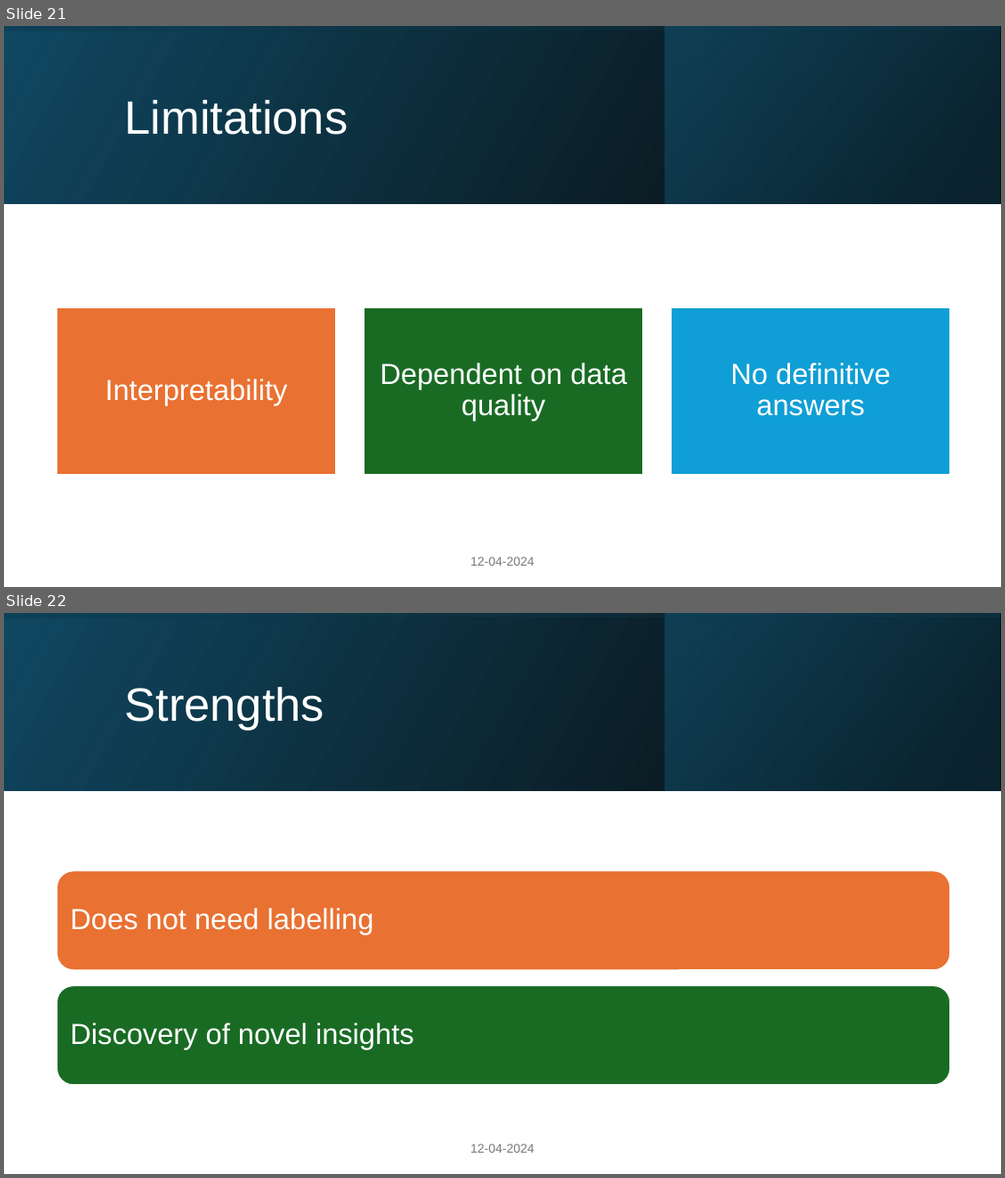
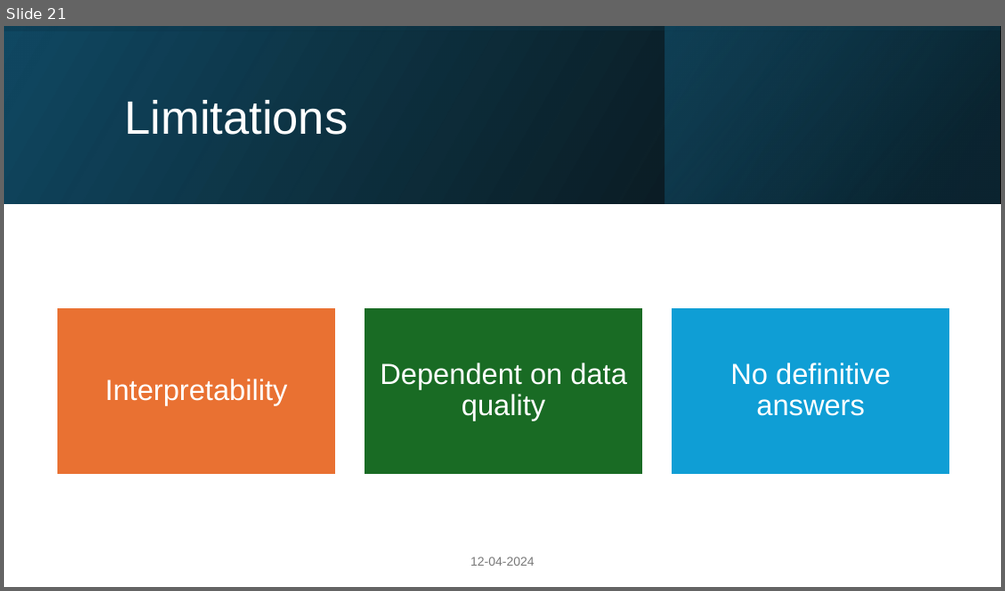
Before and after one commit to nhs-pycom/machine-learning-for-everybody, a slide deck: session-1.pptx. Shown one above the other, each under a label of ours: slides 21 and 22 before the commit, slide 21 after it. The pictures are 1005x1178 and 1005x591 pixels, drawn with LibreOffice and Linux fonts; fonts in the diff are those of the drawing. Boxes give left, top, right and bottom in pixels: in the first picture for what was removed or moved away, otherwise in the second. Text is boxed around its words. In the diff, an @@ line names an element or a change of style, - is before the commit and + after.

```diff
--- a/session-1.pptx
+++ b/session-1.pptx
@@ slide 22 removed at (x1=4, y1=613, x2=1001, y2=1174), background #FFFFFF @@
@@ rectangle removed at (x1=4, y1=613, x2=1001, y2=790) @@
@@ rectangle removed at (x1=4, y1=613, x2=1001, y2=790) @@
@@ rectangle removed at (x1=665, y1=613, x2=1000, y2=790) @@
@@ title removed at (x1=124, y1=687, x2=324, y2=730) @@
-Strengths
@@ group removed at (x1=57, y1=871, x2=950, y2=1085): 2 rounded rectangles, 2 texts @@
-Does not need labelling
-Discovery of novel insights
@@ text removed at (x1=470, y1=1143, x2=534, y2=1152) @@
-12-04-2024
```
Also in this commit, not shown: 2 slides changed.
